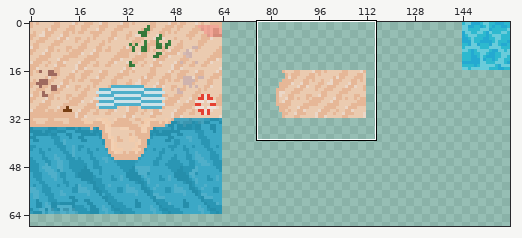
Two states of a sprite sheet, Assets/Environment/BeachTilest.png. The first picture is a wide view before the edit; the outline marks the close-up.
Close-up. Before the edit:
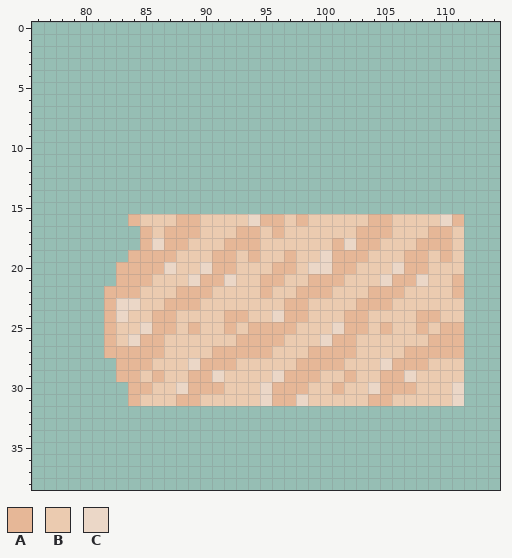
The file is 160x160 pixels. Colours within 5 levels of each other are drawn and written as one. Shown: x 76..114, y 0..38. The wide view leaves out empty margins.
Palette (. is transparent): A #e6b797  B #ebcbb0  C #ebd7c7
Pixels before, first column x 82:
16 ..ABBBAABBBBCAABABBBBBAABBBBCA
17 ...ABAAABBBAABABBBBBBAAABBBAAB
18 ...ACAABBBAAABBBBBBACAABBBAAAB
19 ..AAAABBBAABABBABBCAAABBBAABAB
20 .AAAACBBCAABBBAABCCAABBBCAABBB
21 .AAABBBCAACBBAABBAAABBBCAACBBA
22 AAABBBAAABBBBABBAAABBBAAABBBBA
23 ACCBBAAABBBBBBBAABBBBAAABBBBBB
24 ACBBAABBBBAABBCAABBBAABBBBAABB
25 ABBCAABABBABAAAABBBCAABABBABAA
26 ABCAABBBBBBAAAABBBCAABBBBBBAAA
27 AAAAABBBBAAAAABBBAAAABBBBAAAAA
28 .AAABBBCAAABBBBBAAAABBBCAAABBB
29 .AABABBAACBBBBCAAABBABBAACBBBB
30 ..AABBCAAABBBCAAABBABBCAAABBBC
31 ..ABBBAABBBBBCAACBBBBBAABBBBBC
The result:
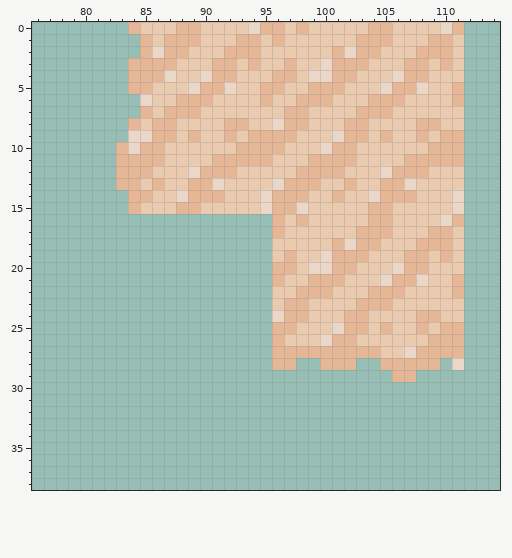
Edits made:
Changed rows in their new state; - is an unchanged pixel.
first column x 82:
 0 --ABBBAABBBBCAABABBBBBAABBBBCA
 1 ---ABAAABBBAABABBBBBBAAABBBAAB
 2 ---ACAABBBAAABBBBBBACAABBBAAAB
 3 --AAAABBBAABABBABBCAAABBBAABAB
 4 --AAACBBCAABBBAABCCAABBBCAABBB
 5 --AABBBCAACBBAABBAAABBBCAACBBA
 6 ---CBBAAABBBBABBAAABBBAAABBBBA
 7 ---ABAAABBBBBBBAABBBBAAABBBBBB
 8 --ABAABBBBAABBCAABBBAABBBBAABB
 9 --CCAABABBABAAAABBBCAABABBABAA
10 -ACAABBBBBBAAAABBBCAABBBBBBAAA
11 -AAAABBBBAAAAABBBAAAABBBBAAAAA
12 -AAABBBCAAABBBBBAAAABBBCAAABBB
13 -AABABBAACBBBBCAAABBABBAACBBBB
14 --AABBCAAABBBCAAABBABBCAAABBBC
15 --ABBBAABBBBBCAACBBBBBAABBBBBC
16 --............----------------
17 ---...........----------------
18 ---...........----------------
19 --............----------------
20 -.............----------------
21 -.............----------------
22 ..............----------------
23 ..............----------------
24 ..............----------------
25 ..............----------------
26 ..............----------------
27 ..............AAA----AA--C----
28 -.............AA..--A..A---A.C
29 -.......................-A....
30 --............................
31 --............................
Pixel boxes of the changes (left, top, right, bottom) in both close-ups:
changed: (104, 22, 464, 406)
